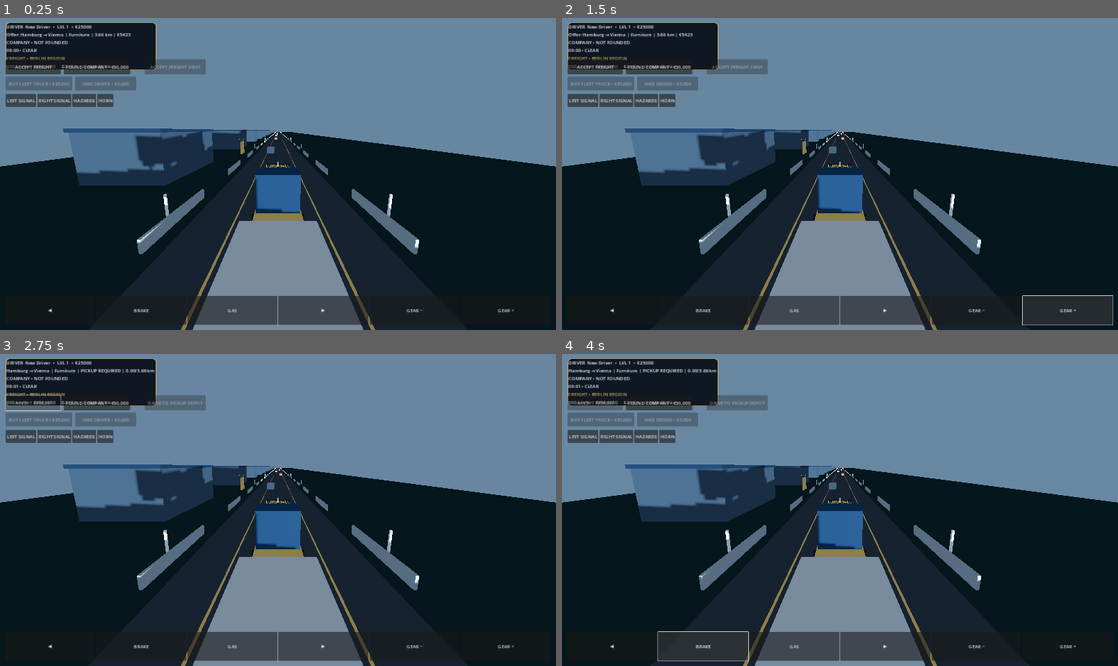
Above: before the commit, frames 1-4 (two rows, left to right).
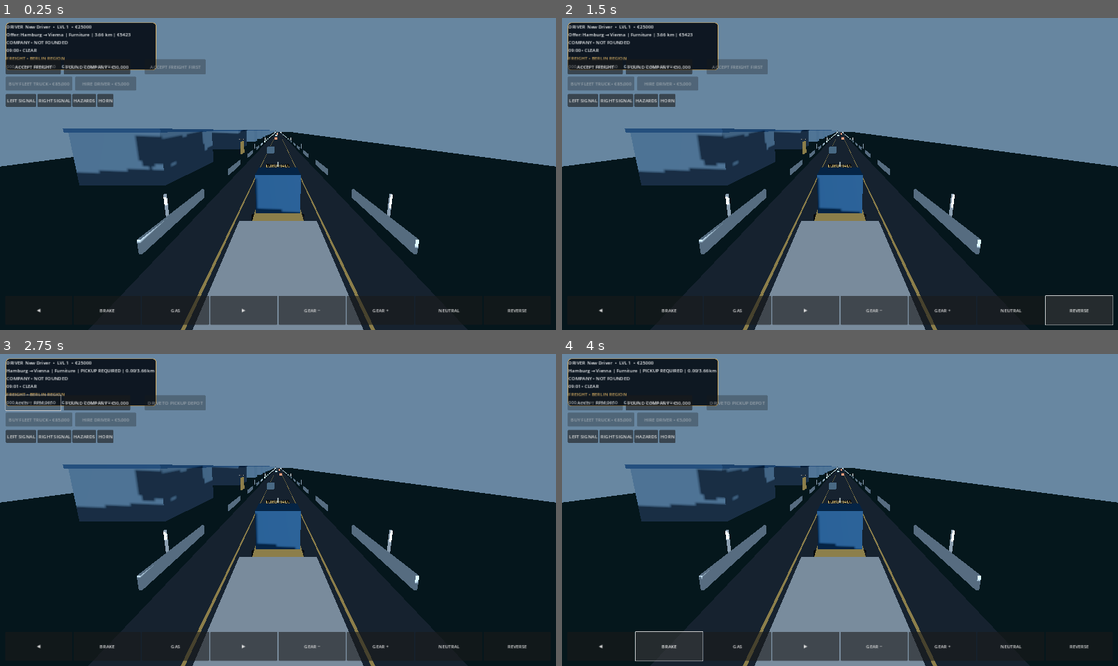
Above: after the commit, the same moments.

Repository: haseebop668-a11y/EURO-HAUL
Game: Godot game, scene res://Scenes/Main.tscn
The game is run twice, just before and just after one commit, with the same random seed, the same clock (stepped at 60 frames per second) and the same inputs.
Inputs (mouse positions are in pixels of both pictures, inside the frame that each line leads up to):
- Up to frame 1 (0.25 s): no input
- Up to frame 2 (1.5 s): click (1012, 311) at 0.5 s, where only the run after the commit has a clickable "NEUTRAL"; click (1079, 311) at 1.25 s, where only the run after the commit has a clickable "REVERSE"
- Up to frame 3 (2.75 s): click "ACCEPT FREIGHT" at 2 s
- Up to frame 4 (4 s): click "◀" at 2.75 s; click "BRAKE" at 3.5 s

The runs differ from the first frame. In frame 1, 0.3% of the frame differs, in the area x 6-95%, y 89-99%; in frame 2, 0.4%; in frame 3, 0.3%; in frame 4, 0.4%, in the area x 6-95%, y 15-99%.

Commit message:
ui: add neutral and reverse touch gear controls

Diff:
--- a/Godot/Scripts/main.gd
+++ b/Godot/Scripts/main.gd
@@ -354,6 +354,8 @@
 	_add_touch_button(buttons, "▶", "right")
 	_add_shift_button(buttons, "GEAR −", false)
 	_add_shift_button(buttons, "GEAR +", true)
+	_add_special_gear_button(buttons, "NEUTRAL", false)
+	_add_special_gear_button(buttons, "REVERSE", true)
 	var signal_row := HBoxContainer.new()
 	signal_row.position = Vector2(20, 265)
 	signal_row.custom_minimum_size = Vector2(500, 44)
@@ -431,6 +433,21 @@
 	)
 	parent.add_child(button)
 
+func _add_special_gear_button(parent: Control, caption: String, reverse: bool) -> void:
+	var button := Button.new()
+	button.text = caption
+	button.custom_minimum_size = Vector2(110, 82)
+	button.size_flags_horizontal = Control.SIZE_EXPAND_FILL
+	button.pressed.connect(func():
+		truck.set_clutch(1.0)
+		if reverse:
+			truck.select_reverse()
+		else:
+			truck.select_neutral()
+		truck.set_clutch(0.0)
+	)
+	parent.add_child(button)
+
 func _buy_company_truck() -> void:
 	if company != null and company.purchase_truck():
 		_update_hud()
